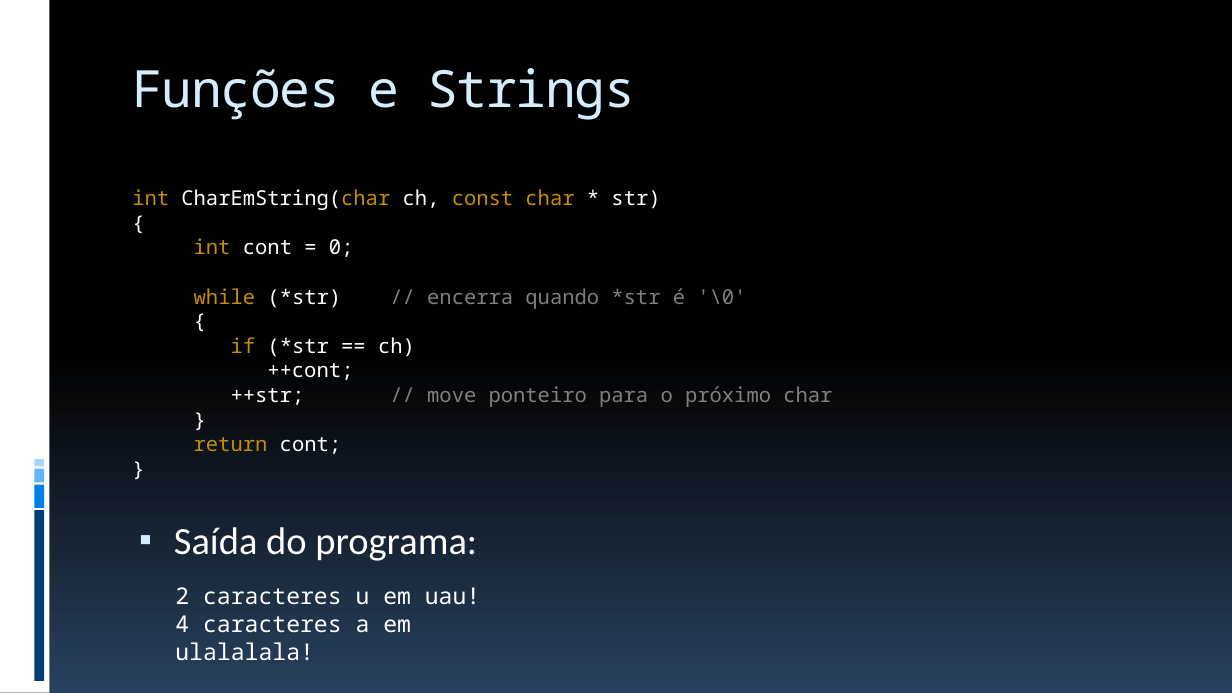
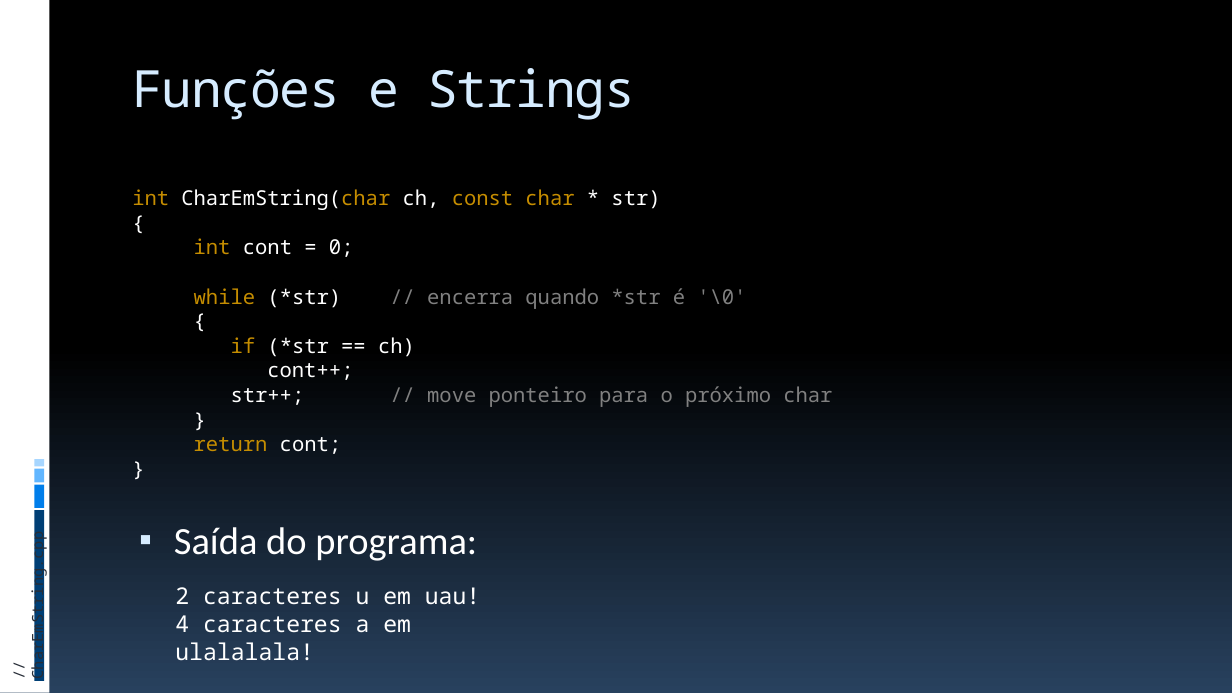
Before and after one commit to JudsonSS/ProgComp, a slide deck: slide 9 of Slides/26. Funções com Strings e Registros.pptx. Drawn at 1232x693 pixels with LibreOffice and Linux fonts; fonts in the diff are those of the drawing. Boxes give left, top, right and bottom in pixels: in the first picture for what was removed or moved away, otherwise in the second. Text is boxed around its words. In the diff, an @@ line names an element or a change of style, - is before the commit and + after.

```diff
--- a/Slides/26. Funções com Strings e Registros.pptx
+++ b/Slides/26. Funções com Strings e Registros.pptx
@@ text at (231, 363, 832, 407): text changed @@
-++cont;
-++str; // move ponteiro para o próximo char
+cont++;
+str++; // move ponteiro para o próximo char
@@ text added at (27, 546, 48, 676), 12 pt, text #272D38 @@
+// CharEmString.cpp
```
Also in this commit, not shown: 5 other slides changed, 2 other files.
